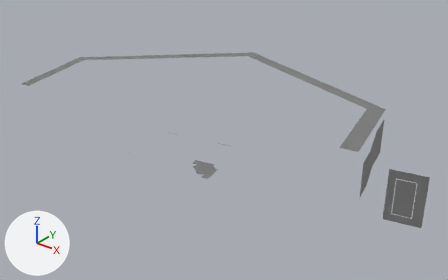
A saved change to the glTF model assets/maps/20_18/meshes_bsp/LevelBSP.gltf.
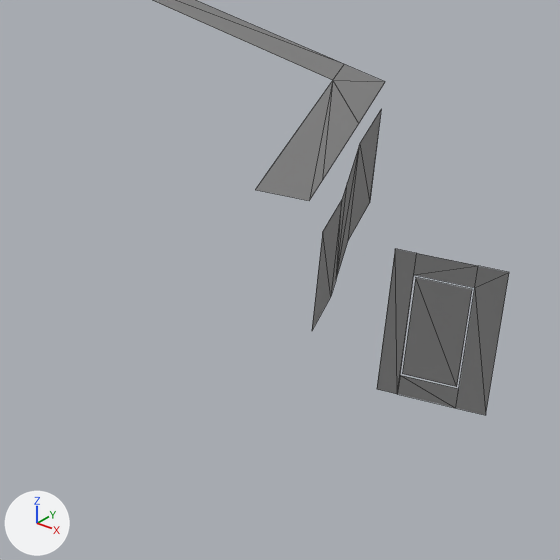
Each version is shown whole from a camera (50 mm lens) standing at (208.4, -262.1, 28.5) and looking at (116.9, -147.8, -42.4), then close up on the part from 55% to 100% of the width and 29% to 100% of the height. The lights are fixed; the arrows at lower left show +X, +Y and +Z. The older version's two pictures come first. The close-ups show mesh edges as thin lines. Vertices at exactly the same position are counted once.

Objects in the first close-up: 'LevelBSP'.
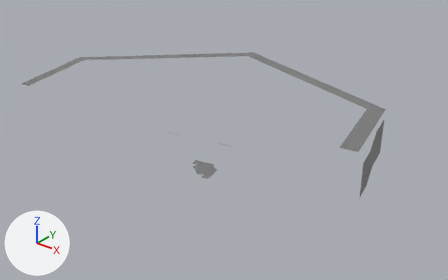
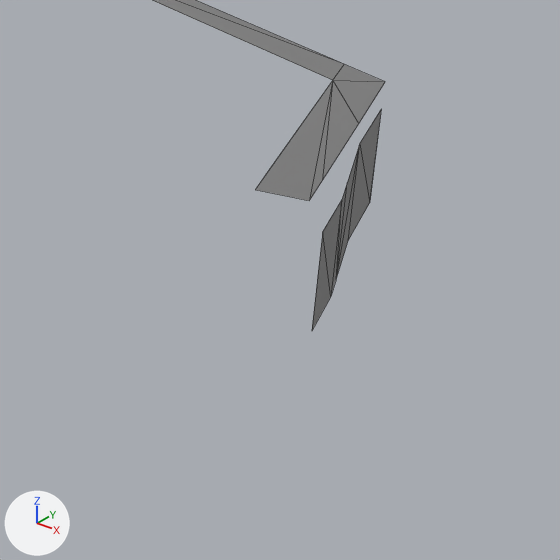
Changed parts and their boxes (x1, y1, x2, y2) in the close-ups (560 x 560 px):
```json
{"object": "LevelBSP", "change": "reshaped", "before": [153, 0, 509, 415], "after": [153, 0, 385, 330]}
{"part": 1, "of": "me_levelbsp", "change": "deleted", "before": [377, 249, 509, 415]}
{"part": 2, "of": "me_levelbsp", "change": "deleted", "before": [402, 278, 472, 387]}
```

Edits to the scene script, one JSON object a line:
```json
{"block": "me_levelbsp", "where": "# used by ob_levelbsp; location = (0.0, 0.0, 0.0)"}
{"op": "remove", "block": "me_levelbsp", "code": "me_levelbsp.from_pydata(...)  # 80 vertices, 69 faces; spans x 63.4..172.4, y -174.6..-113.8, z -45.8..-29.9"}
{"op": "add", "block": "me_levelbsp", "code": "me_levelbsp.from_pydata(...)  # 64 vertices, 55 faces; spans x 63.4..159.0, y -174.6..-113.8, z -45.8..-29.9"}
{"block": "me_levelbsp", "change": "me_levelbsp part 1: the loose piece of 12 vertices spanning x 164.5..172.4, y -152.8..-151.0, z -44.9..-32.7 is deleted"}
{"block": "me_levelbsp", "change": "me_levelbsp part 2: the loose piece of 4 vertices spanning x 166.2..170.1, y -152.4..-151.5, z -43.1..-34.7 is deleted"}
```
